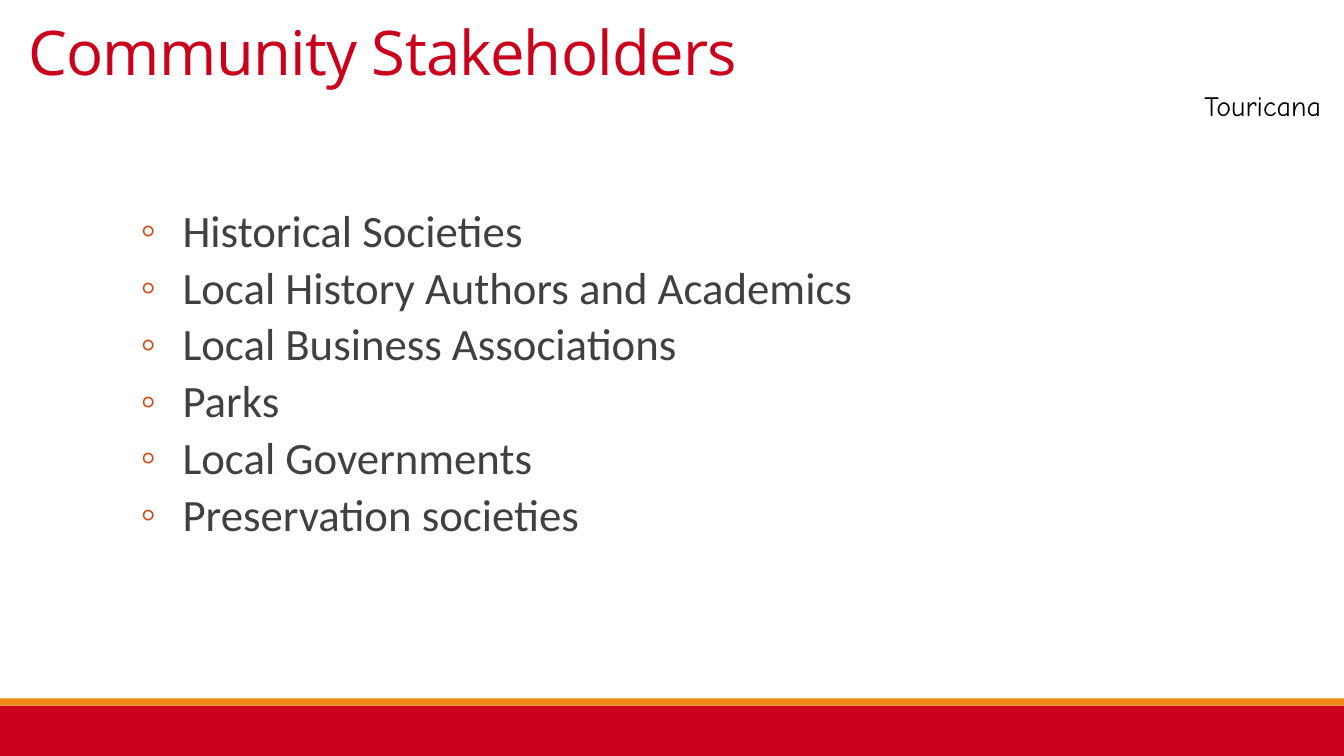
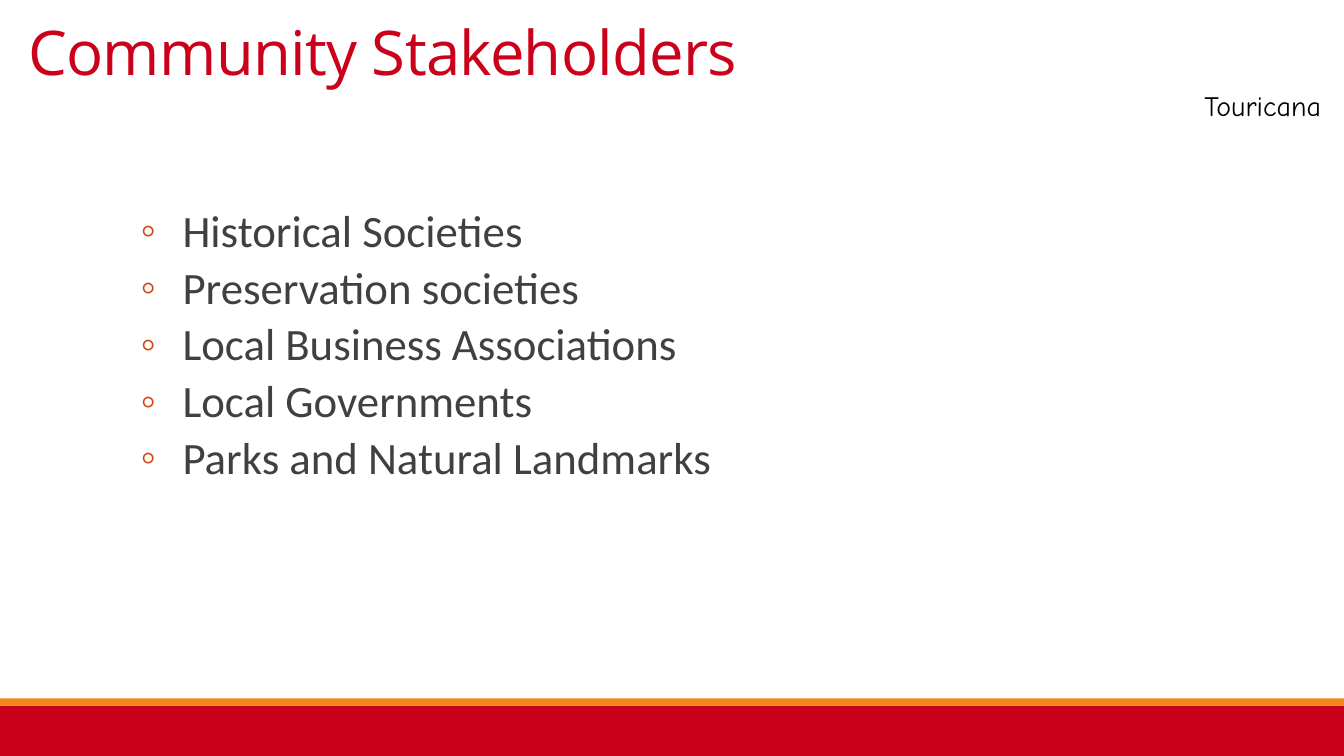
Before and after one commit to mc-funk/RedHotHack2015TripApp, a slide deck: slide 7 of Touricana RHH Presentation FINAL.pptx. Drawn at 1344x756 pixels with LibreOffice and Linux fonts; fonts in the diff are those of the drawing; background and template pictures are left out. Boxes give left, top, right and bottom in pixels: in the first picture for what was removed or moved away, otherwise in the second. Text is boxed around its words. In the diff, an @@ line names an element or a change of style, - is before the commit and + after.

```diff
--- a/Touricana RHH Presentation FINAL.pptx
+++ b/Touricana RHH Presentation FINAL.pptx
@@ text at (183,273,579,305): text changed @@
-  ◦ Local History Authors and Academics
+  ◦ Preservation societies
@@ text at (183,386,280,418): paragraph removed @@
-  ◦ Parks
@@ text at (183,443,711,475): text changed @@
-  ◦ Preservation societies
+  ◦ Parks and Natural Landmarks
```
Also in this commit, not shown: 11 other slides changed, 1 slide added, 1 slide removed.
